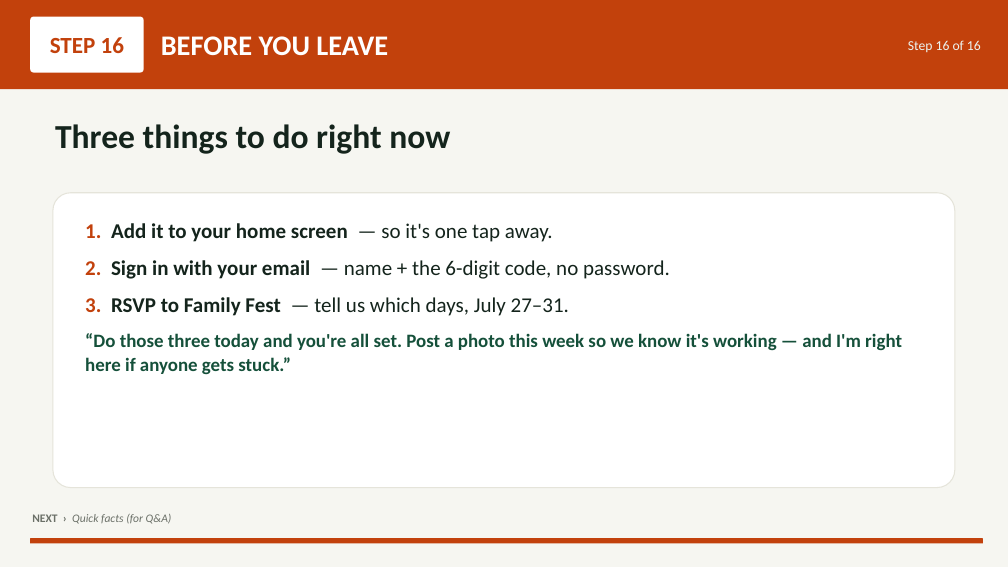
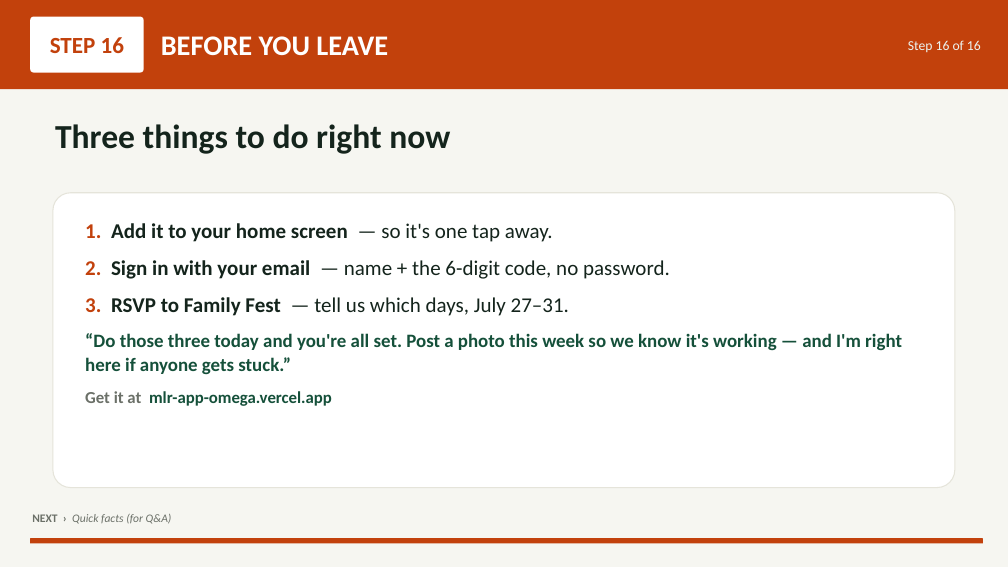
Before and after one commit to btheis15/mlr-app, a slide deck: slide 18 of presentation/MLR-App-Presentation.pptx (slide 17 before the commit). Drawn at 1008x567 pixels with LibreOffice and Linux fonts; fonts in the diff are those of the drawing. Boxes give left, top, right and bottom in pixels: in the first picture for what was removed or moved away, otherwise in the second. Text is boxed around its words. In the diff, an @@ line names an element or a change of style, - is before the commit and + after.

```diff
--- a/presentation/MLR-App-Presentation.pptx
+++ b/presentation/MLR-App-Presentation.pptx
@@ text at (x1=85, y1=391, x2=332, y2=406): paragraph added @@
+Get it at mlr-app-omega.vercel.app
```
Also in this commit, not shown: 2 other slides changed, 1 slide added, 3 other files.
